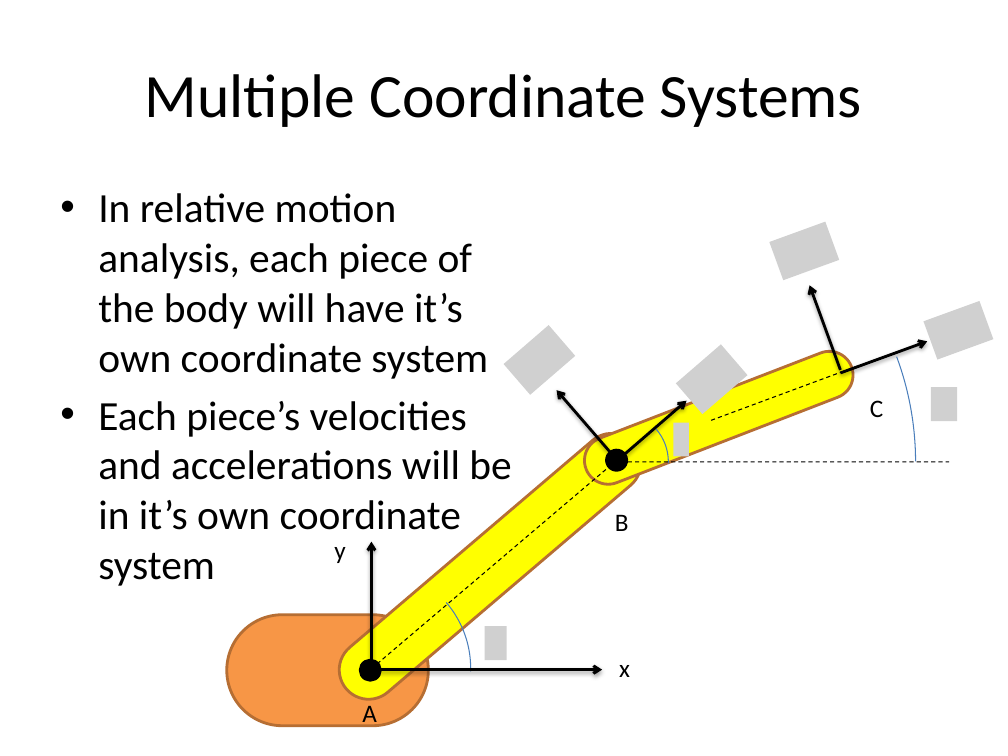
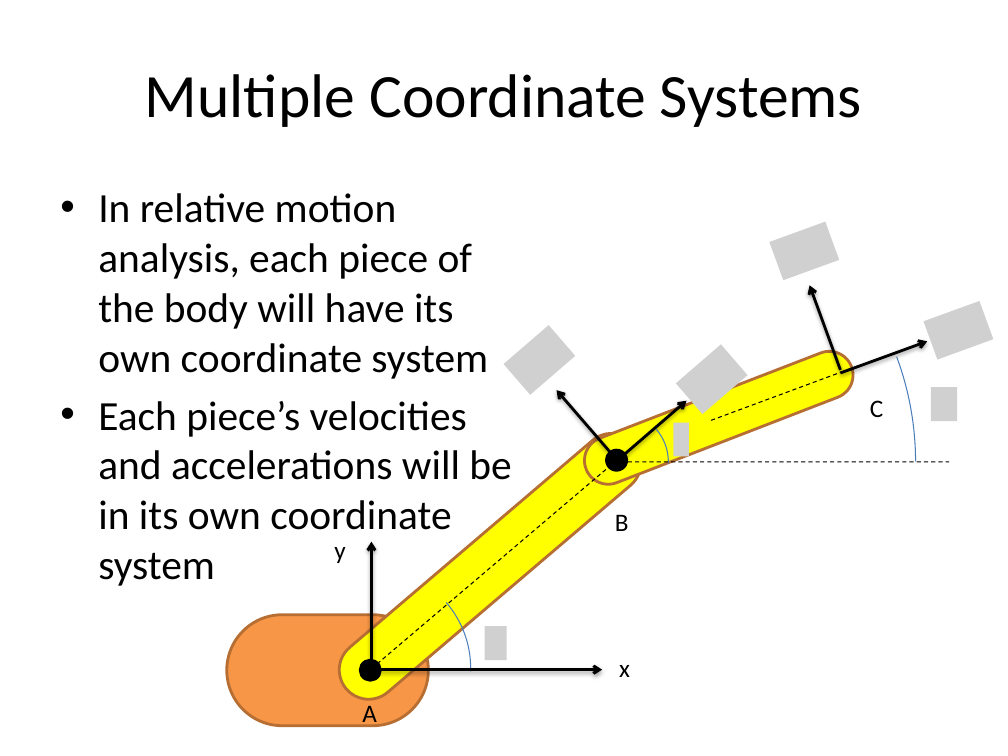
Before and after one commit to JacobMoore/mechanics_textbook, a slide deck: slide 6 of Lecture Slides/VideoLectureSlides/12.4.pptx. Drawn at 1008x756 pixels with LibreOffice and Linux fonts; fonts in the diff are those of the drawing; grey boxes stand for pictures. Boxes give left, top, right and bottom in pixels: in the first picture for what was removed or moved away, otherwise in the second. Text is boxed around its words. In the diff, an @@ line names an element or a change of style, - is before the commit and + after.

```diff
--- a/Lecture Slides/VideoLectureSlides/12.4.pptx
+++ b/Lecture Slides/VideoLectureSlides/12.4.pptx
@@ text at (x1=98, y1=193, x2=511, y2=530): text changed @@
-• In relative motion analysis, each piece of the body will have it’s own coordinate system
-• Each piece’s velocities and accelerations will be in it’s own coordinate system
+• In relative motion analysis, each piece of the body will have its own coordinate system
+• Each piece’s velocities and accelerations will be in its own coordinate system
```
Also in this commit, not shown: 21 other files.
